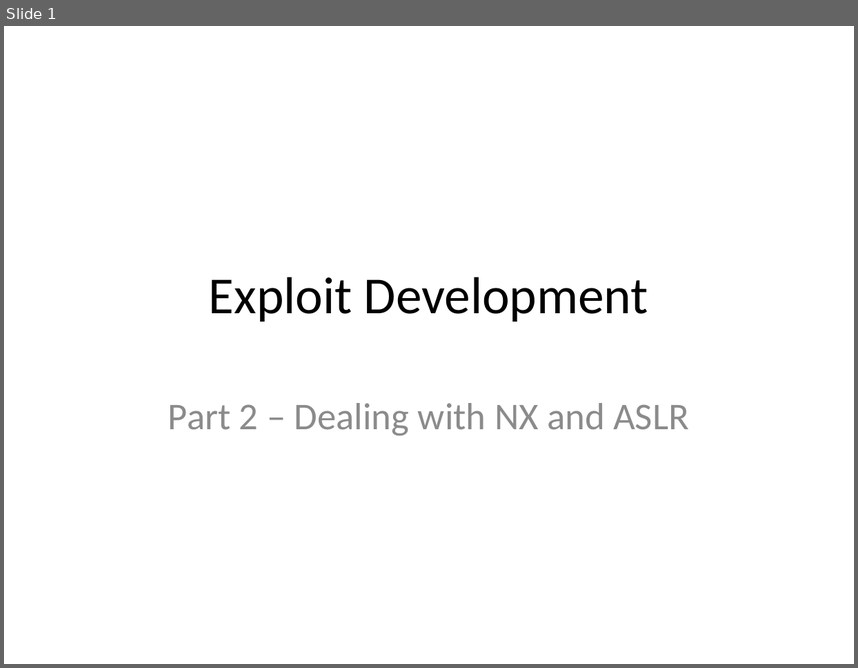
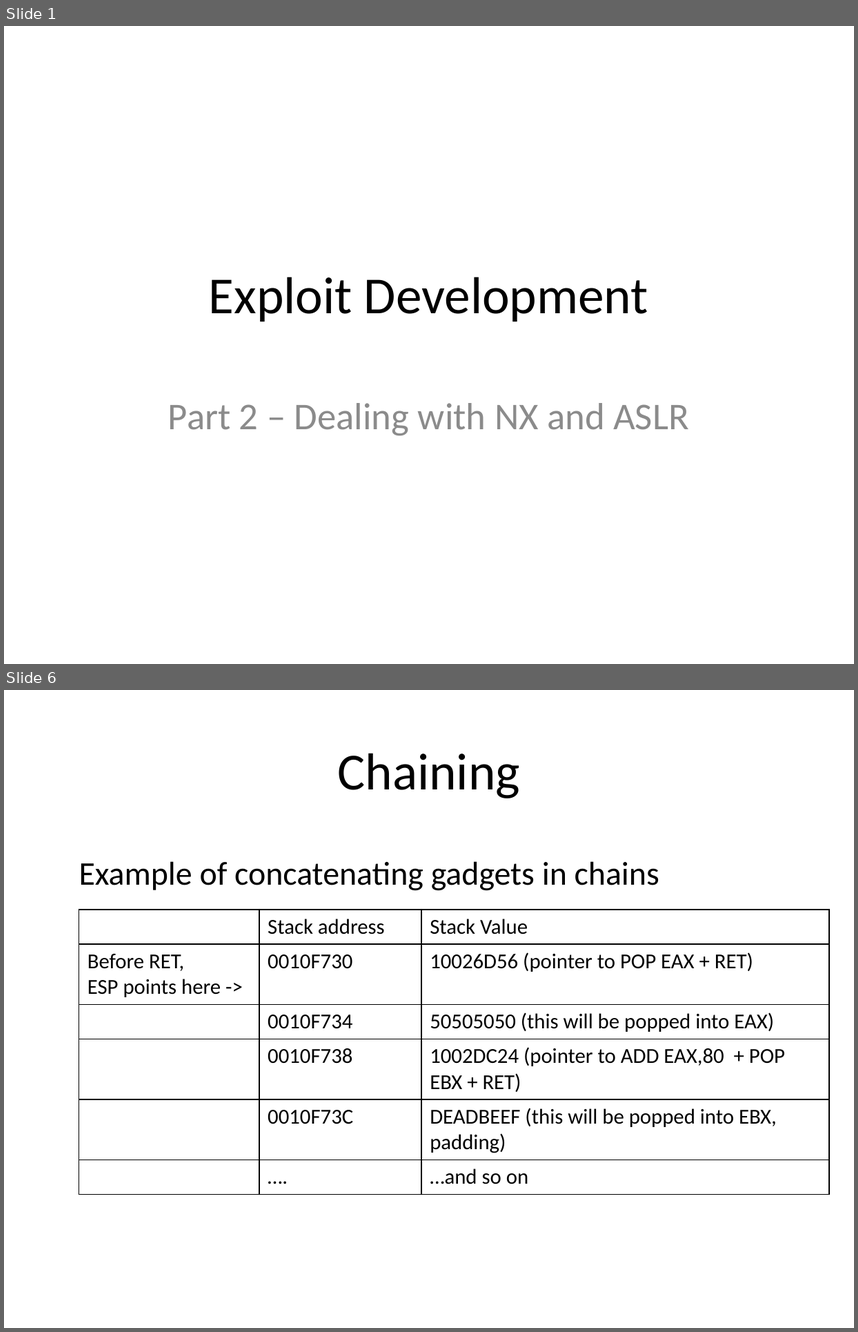
Before and after one commit to m0t/liatioan, a slide deck: slides-2.pptx. Shown one above the other, each under a label of ours: slide 1 before the commit, slides 1 and 6 after it; the slides between them are not shown. The pictures are 858x668 and 858x1332 pixels, drawn with LibreOffice and Linux fonts; fonts in the diff are those of the drawing. Boxes give left, top, right and bottom in pixels: in the first picture for what was removed or moved away, otherwise in the second. Text is boxed around its words. In the diff, an @@ line names an element or a change of style, - is before the commit and + after.

```diff
--- a/slides-2.pptx
+++ b/slides-2.pptx
@@ slide 6 added at (4, 690, 854, 1328), background #FFFFFF @@
@@ title added at (337, 753, 520, 798), 44 pt, text #000000 @@
+Chaining
@@ text added at (79, 861, 660, 891), 28 pt, text #000000 @@
+Example of concatenating gadgets in chains
@@ table added at (79, 909, 829, 1192), 6 rows, 3 columns @@
+ | Stack address | Stack Value
+Before RET, / ESP points here -> | 0010F730 | 10026D56 (pointer to POP EAX + RET)
+ | 0010F734 | 50505050 (this will be popped into EAX)
+ | 0010F738 | 1002DC24 (pointer to ADD EAX,80 + POP EBX + RET)
+ | 0010F73C | DEADBEEF (this will be popped into EBX, padding)
+ | …. | …and so on
```
Also in this commit, not shown: 5 slides changed, 5 other slides added, 2 slides removed.
